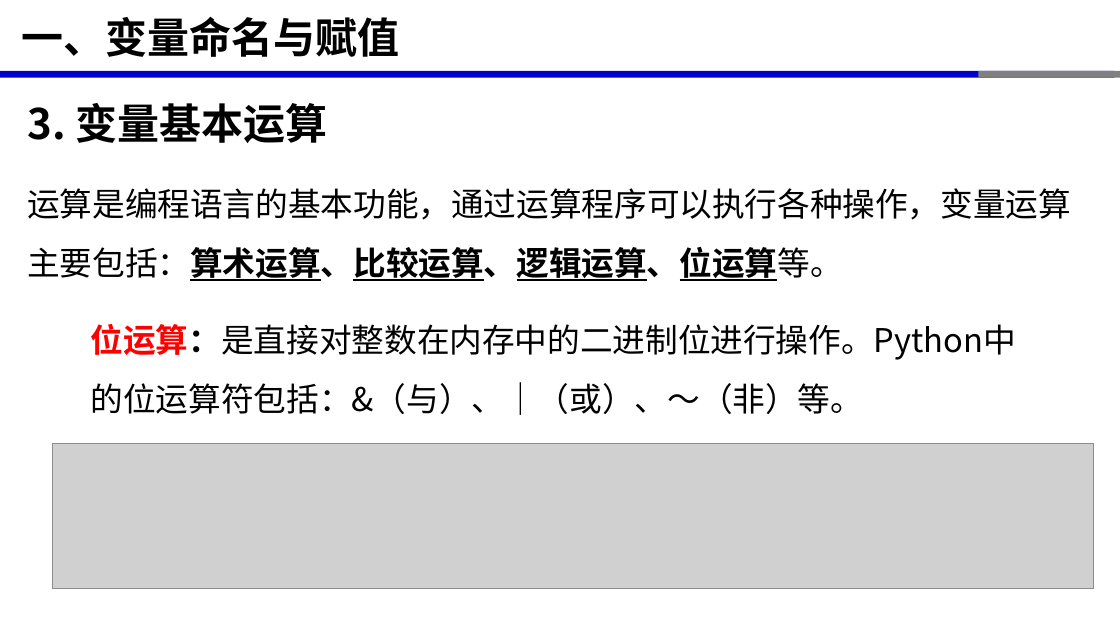
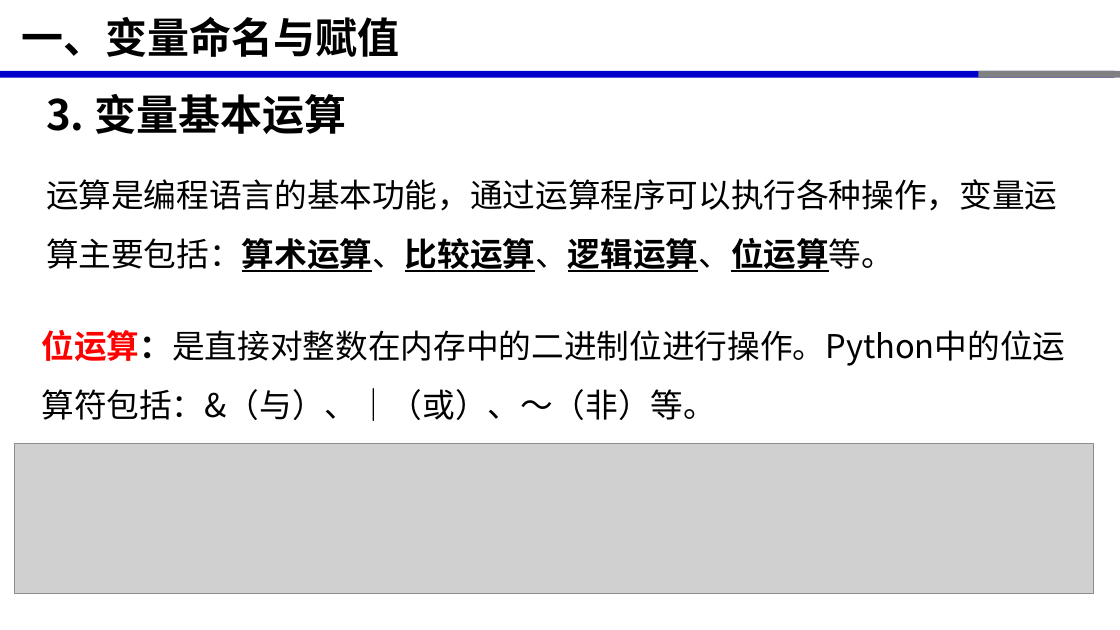
Before and after one commit to xinluo2018/programming-basics, a slide deck: slide 13 of 第2章-变量与数据类型/第2章-变量与数据类型.pptx. Drawn at 1120x630 pixels with LibreOffice and Linux fonts; fonts in the diff are those of the drawing; grey boxes stand for pictures. Boxes give left, top, right and bottom in pixels: in the first picture for what was removed or moved away, otherwise in the second. Text is boxed around its words. In the diff, an @@ line names an element or a change of style, - is before the commit and + after.

```diff
--- a/第2章-变量与数据类型/第2章-变量与数据类型.pptx
+++ b/第2章-变量与数据类型/第2章-变量与数据类型.pptx
@@ text "3. 变量基本运算": place and size @@
-text "3. 变量基本运算" at [27,103,1071,281]
+text "3. 变量基本运算" at [46,94,1057,272]
@@ text "3. 变量基本运算" at [46,94,1057,272]: highlight #FFFFFF to none; bold off in "运算是编程语言的基本功能，通过运算程序可以执行各种操作，变量运算主要包括：算术运算、比较运算、逻辑运算、位运算等。"; line spacing 1.5 to 1 @@
@@ text "位运算：是直接对整数在内存中的二进制位进行操作。Python中的位运算符包括：&（与）、｜（或）、～（非）等。" rewrapped from [91,324,1016,415] to [42,330,1066,421] @@
@@ picture: place and size @@
-picture at [52,444,1093,588]
+picture at [14,444,1093,593]
```
Also in this commit, not shown: 10 other slides changed, 2 slides added, 18 other files.
